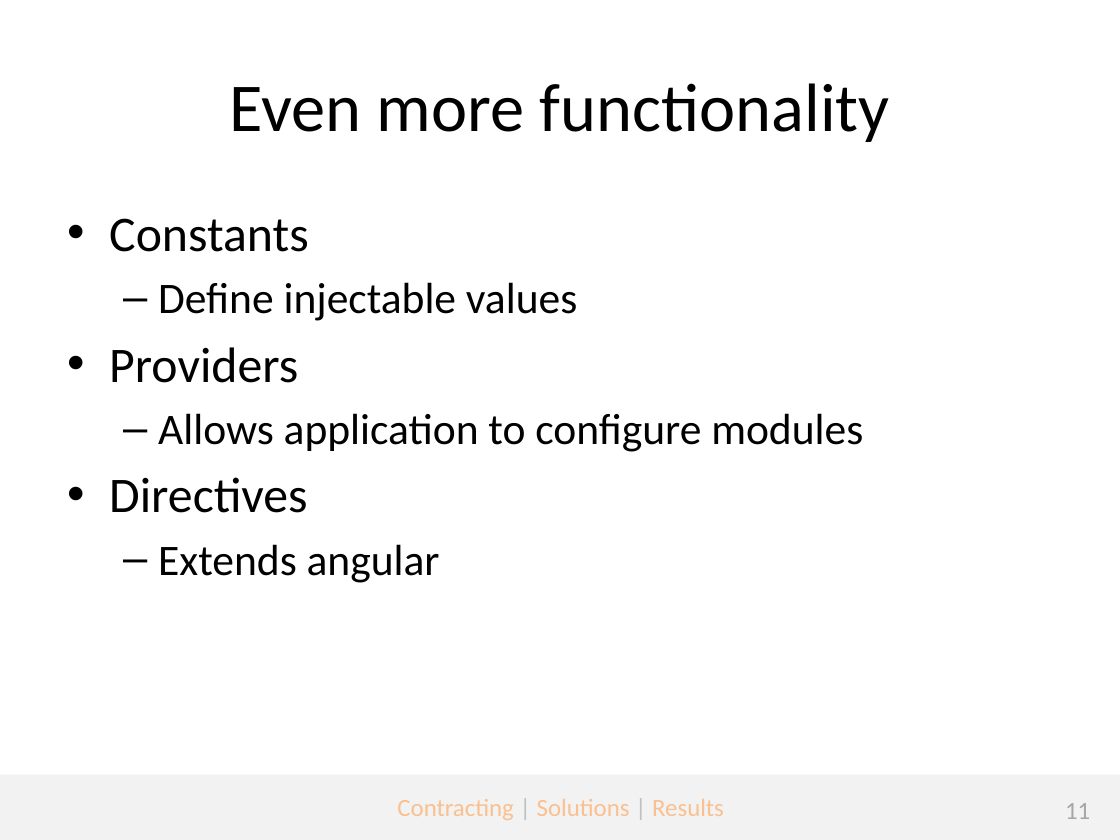
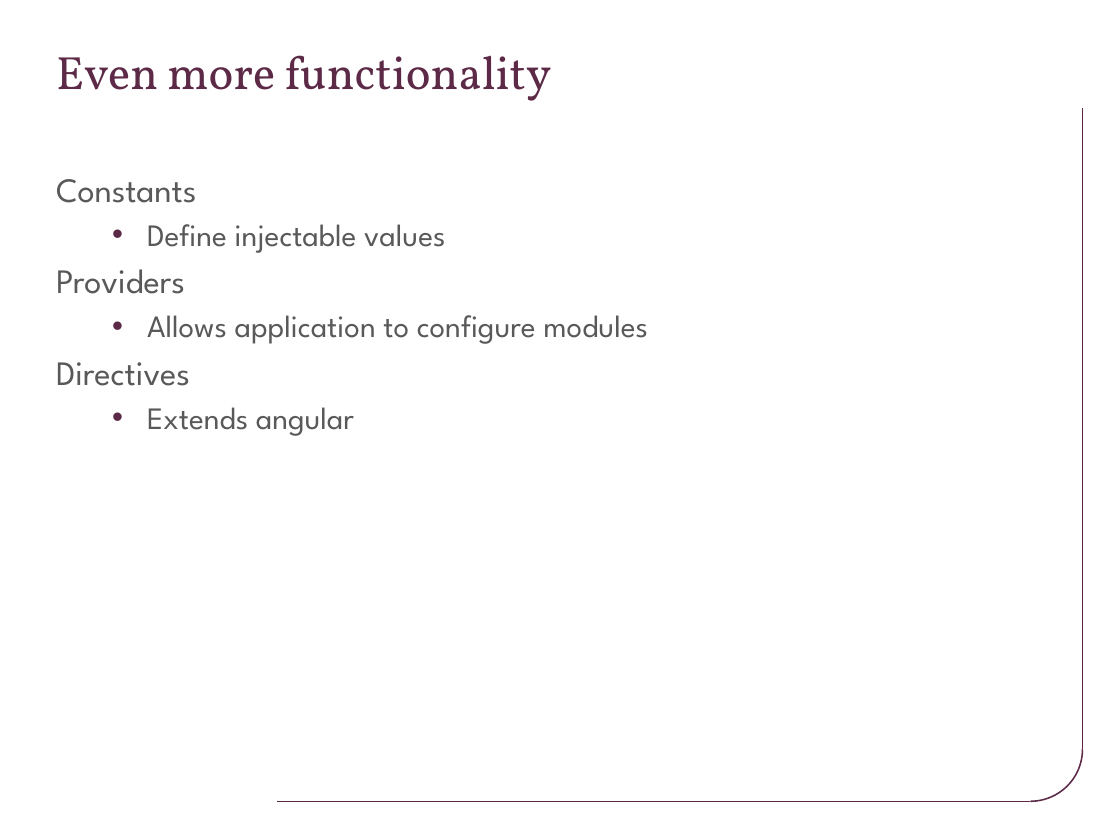
Before and after one commit to jmeckley/angularjs-presentation, a slide deck: slide 11 of Topic 1 - Introduction to mobile development using Angularjs.pptx. Drawn at 1120x840 pixels with LibreOffice and Linux fonts; fonts in the diff are those of the drawing; background and template pictures are left out. Boxes give left, top, right and bottom in pixels: in the first picture for what was removed or moved away, otherwise in the second. Text is boxed around its words. In the diff, an @@ line names an element or a change of style, - is before the commit and + after.

```diff
--- a/Topic 1 - Introduction to mobile development using Angularjs.pptx
+++ b/Topic 1 - Introduction to mobile development using Angularjs.pptx
@@ title "Even more functionality": place and size @@
-title "Even more functionality" at bbox=[229, 83, 890, 142]
+title "Even more functionality" at bbox=[56, 55, 552, 101]
@@ title "Even more functionality" at bbox=[56, 55, 552, 101]: size 44 to 30 pt, font Calibri to Vollkorn, text colour #000000 to #5C2946; alignment centre to left @@
@@ line added from (1082, 749) to (1082, 109), #5C2946 1 pt @@
@@ text "Constants": place and size @@
-text "Constants" at bbox=[109, 218, 863, 583]
+text "Constants" at bbox=[56, 179, 648, 436]
@@ text "Constants" at bbox=[56, 179, 648, 436]: size 32 to 22 pt in "Constants", "Providers", "Directives"; font Calibri to League Spartan, text colour #000000 to #595959; size 28 to 20 pt in "Define injectable values", "Allows application to configure modules", "Extends angular"; bullet • to none; less space between paragraphs; bullet – to • @@
@@ arc (boxed as its full ellipse) added at bbox=[979, 697, 1083, 801], outline #5C2946 1 pt @@
@@ rectangle removed at bbox=[0, 775, 1120, 840] @@
@@ line added from (1030, 801) to (277, 801), #5C2946 1 pt @@
@@ text removed at bbox=[397, 799, 724, 820] @@
-Contracting | Solutions | Results
@@ page number removed at bbox=[1065, 803, 1090, 819] @@
-11
```
Also in this commit, not shown: 12 other slides changed, 10 other files.
